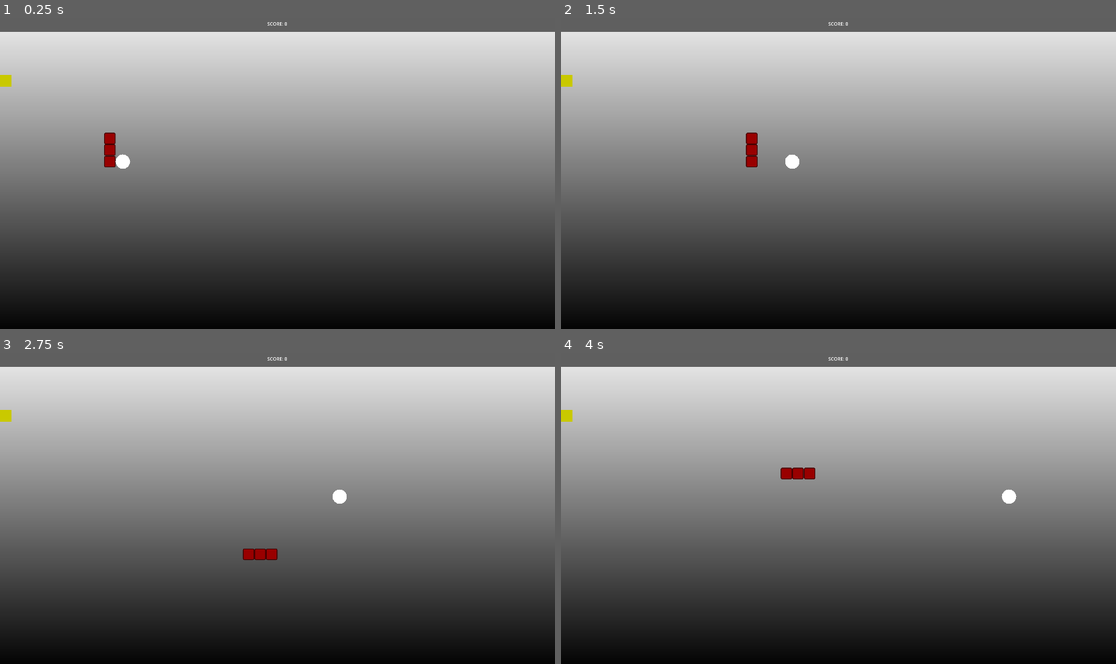
Above: before the commit, frames 1-4 (two rows, left to right).
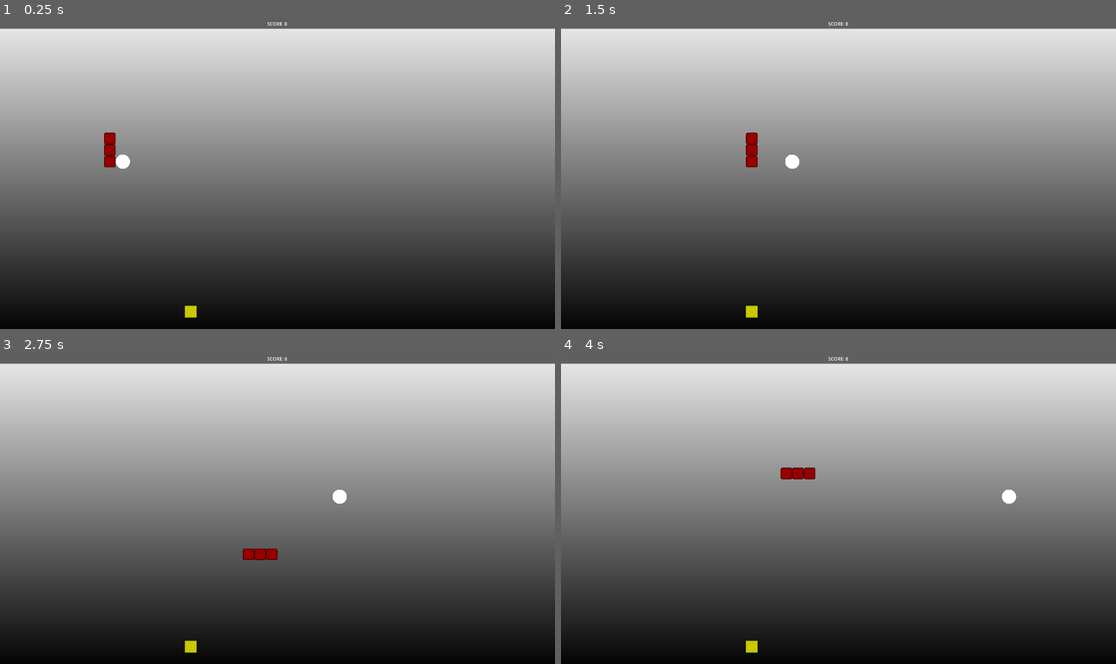
Above: after the commit, the same moments.

Repository: weschuma/Snake-Pong
Game: Godot game, scene res://scenes/main.tscn
The game is run twice, just before and just after one commit, with the same random seed, the same clock (stepped at 60 frames per second) and the same inputs.
Inputs:
- Up to frame 1 (0.25 s): no input
- Up to frame 2 (1.5 s): hold D (move_right) 0.53-1.28 s; hold S (move_down) from 1.28 s (still down)
- Up to frame 3 (2.75 s): release S (move_down) at 2.03 s; hold D (move_right) from 2.03 s (still down)
- Up to frame 4 (4 s): release D (move_right) at 2.78 s; hold W (move_up) 2.78-3.53 s; hold A (move_left) from 3.53 s (still down)

The runs differ from the first frame. In frame 1, 1.3% of the frame differs, in the area x 0-100%, y 3-97%; in frame 2, 1.3%; in frame 3, 1.3%; in frame 4, 1.3%.

Commit message:
More fixes

Diff:
--- a/demo-0.1b/scenes/ball.tscn
+++ b/demo-0.1b/scenes/ball.tscn
@@ -6,6 +6,7 @@
 radius = 50.0
 
 [node name="Ball" type="CharacterBody2D"]
+visible = false
 script = ExtResource("1_7s4qf")
 
 [node name="Polygon2D" type="Polygon2D" parent="."]
--- a/demo-0.1b/scenes/hud.tscn
+++ b/demo-0.1b/scenes/hud.tscn
@@ -8,7 +8,7 @@
 [node name="ScorePanel" type="Panel" parent="."]
 anchors_preset = 10
 anchor_right = 1.0
-offset_bottom = 50.0
+offset_bottom = 40.0
 grow_horizontal = 2
 theme_override_styles/panel = SubResource("StyleBoxFlat_toqtt")
 
--- a/demo-0.1b/scenes/main.gd
+++ b/demo-0.1b/scenes/main.gd
@@ -12,9 +12,15 @@
 var game_started : bool = false
 
 
-#grid variables // fix, maybe 1 var is cellsx and one is cellsy, prevent dying early and food spawning off screen
-var cells : int = 40
+
+
+
+## Grid variables
+var cells_x : int = 48  # 1920 / 40 = 48
+var cells_y : int = 26  # 1080 / 40 = 27
 var cell_size : int = 40
+
+
 
 #food var
 var food_pos: Vector2
@@ -131,7 +137,7 @@
 	check_food_eaten()
 
 func check_out_of_bounds():
-	if snake_data[0].x < 0 or snake_data[0].x > cells - 1 or snake_data[0].y < 0 or snake_data[0].y > cells - 1:
+	if snake_data[0].x < 0 or snake_data[0].x >= cells_x or snake_data[0].y < 0 or snake_data[0].y >= cells_y:
 		end_game()
 
 func check_self_eaten():
@@ -155,7 +161,7 @@
 func move_food():
 	while regen_food:
 		regen_food = false
-		food_pos = Vector2(randi_range(0, cells - 1), randi_range(0, cells - 1))
+		food_pos = Vector2(randi_range(0, cells_x - 1), randi_range(0, cells_y - 1))
 		for i in snake_data:
 			if food_pos == i:
 				regen_food = true
Empty file added: demo-0.1b/scenes/snake_segment.gd
Not shown, added: demo-0.1b/scenes/snake_segment.gd.uid
